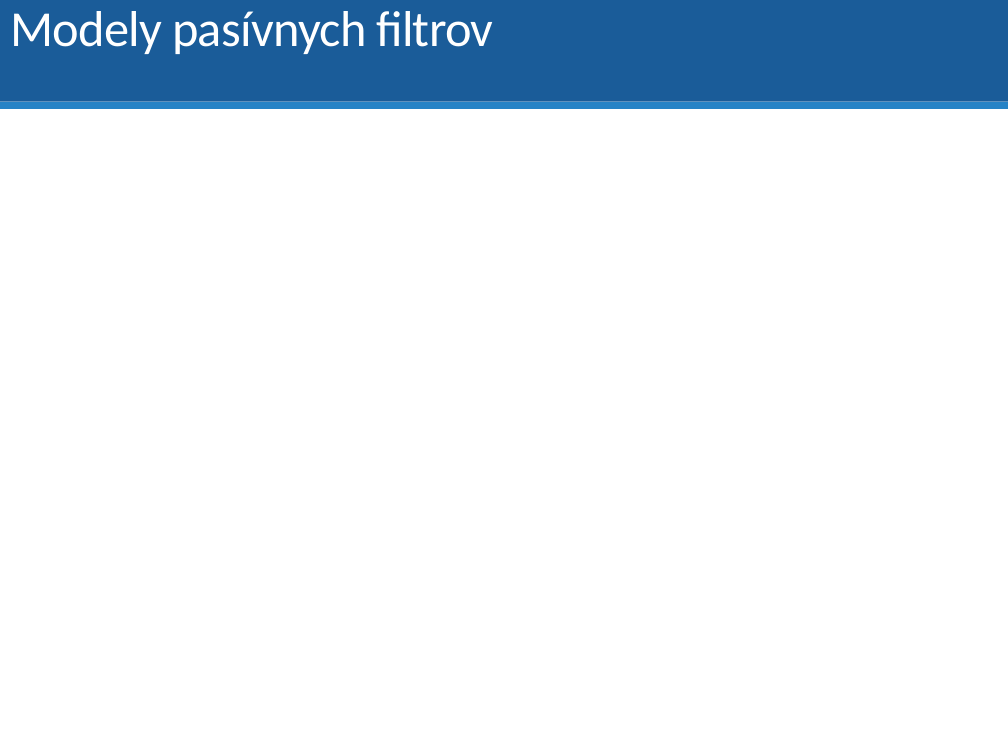
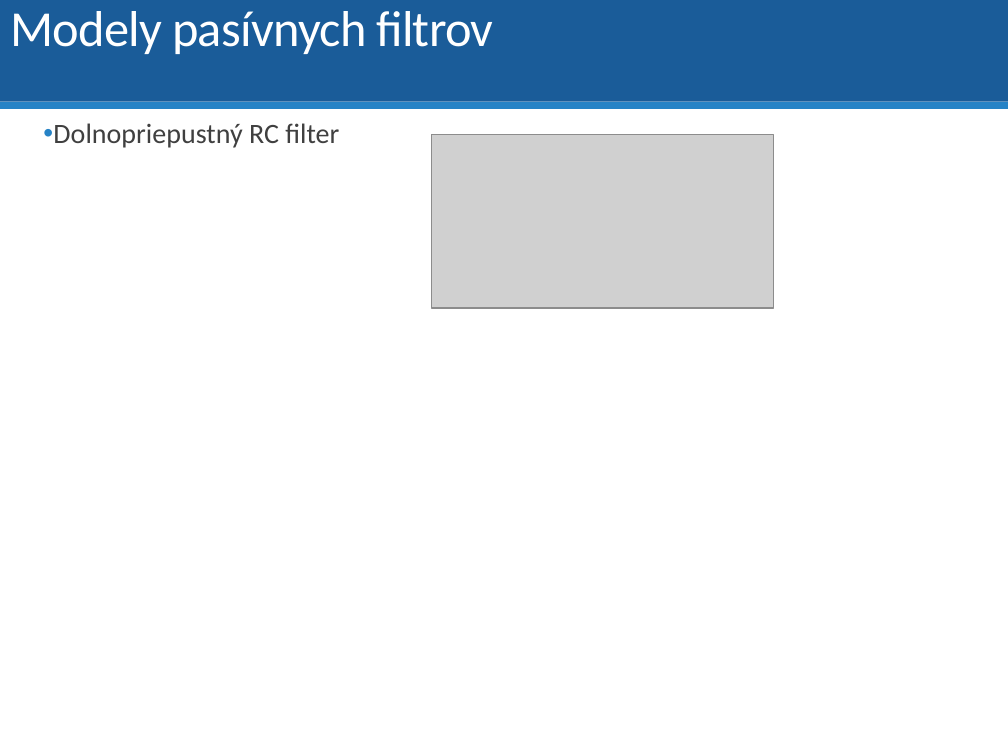
Before and after one commit to dodekm/TeamProjektKybernetika, a slide deck: slide 15 of Nove prednasky/P01_dynamika_dif_rovnice_LPT_prenosova_funkcia_modelovanie.pptx (slide 14 before the commit). Drawn at 1008x756 pixels with LibreOffice and Linux fonts; fonts in the diff are those of the drawing; grey boxes stand for pictures. Boxes give left, top, right and bottom in pixels: in the first picture for what was removed or moved away, otherwise in the second. Text is boxed around its words. In the diff, an @@ line names an element or a change of style, - is before the commit and + after.

```diff
--- a/Nove prednasky/P01_dynamika_dif_rovnice_LPT_prenosova_funkcia_modelovanie.pptx
+++ b/Nove prednasky/P01_dynamika_dif_rovnice_LPT_prenosova_funkcia_modelovanie.pptx
@@ text added at [53, 123, 339, 148], 20 pt, text #404040 @@
+• Dolnopriepustný RC filter
@@ picture added at [431, 135, 774, 308] @@
```
Also in this commit, not shown: 8 other slides changed, 8 slides added, 2 slides removed, 3 other files.
